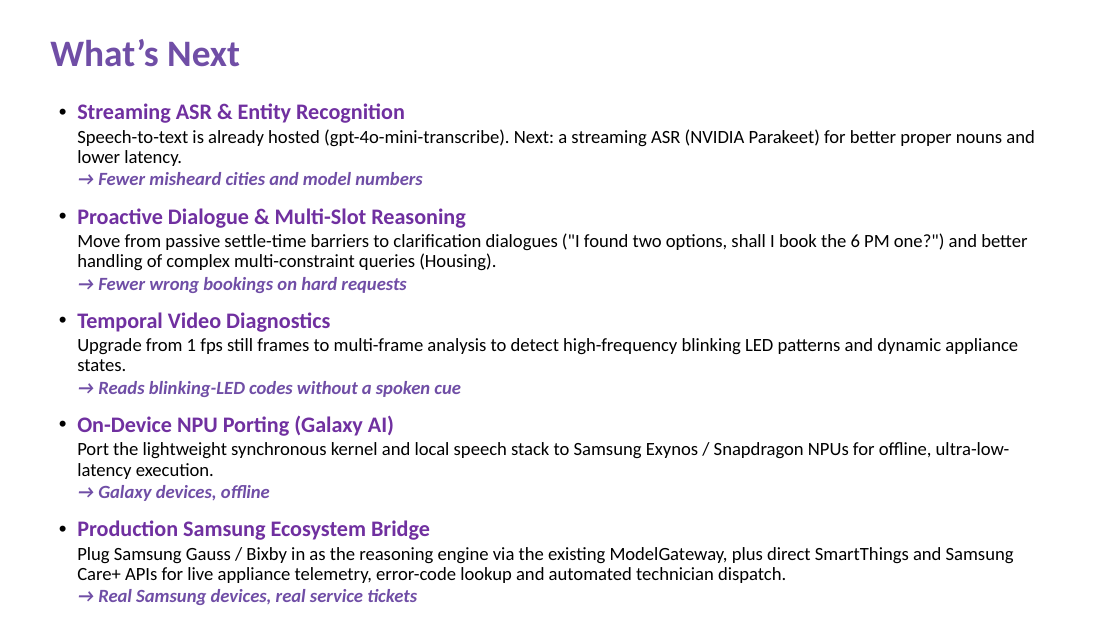
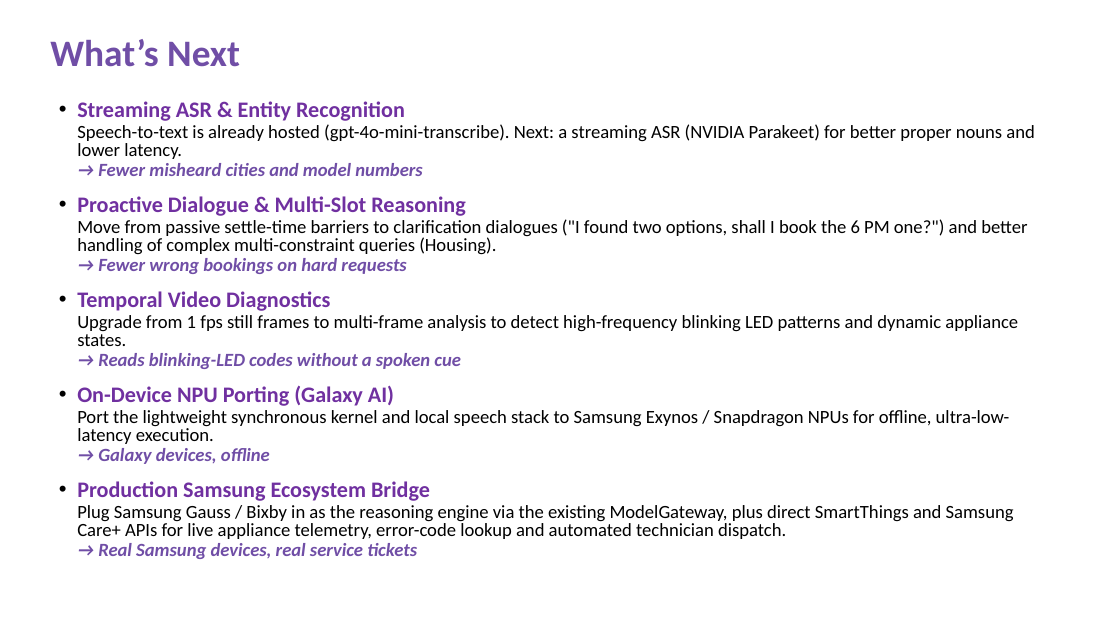
Before and after one commit to AdithyaSanthosh-P/Janus, a slide deck: slide 8 of VITVellore_AICA_Submission.pptx. Drawn at 1120x630 pixels with LibreOffice and Linux fonts; fonts in the diff are those of the drawing. Boxes give left, top, right and bottom in pixels: in the first picture for what was removed or moved away, otherwise in the second. Text is boxed around its words. In the diff, an @@ line names an element or a change of style, - is before the commit and + after.

```diff
--- a/VITVellore_AICA_Submission.pptx
+++ b/VITVellore_AICA_Submission.pptx
@@ text "Streaming ASR & Entity Recognition" at (x1=77, y1=101, x2=1034, y2=559): line spacing 0.9 to 0.8 @@
```
Also in this commit, not shown: 7 other slides changed, 1 other file.
